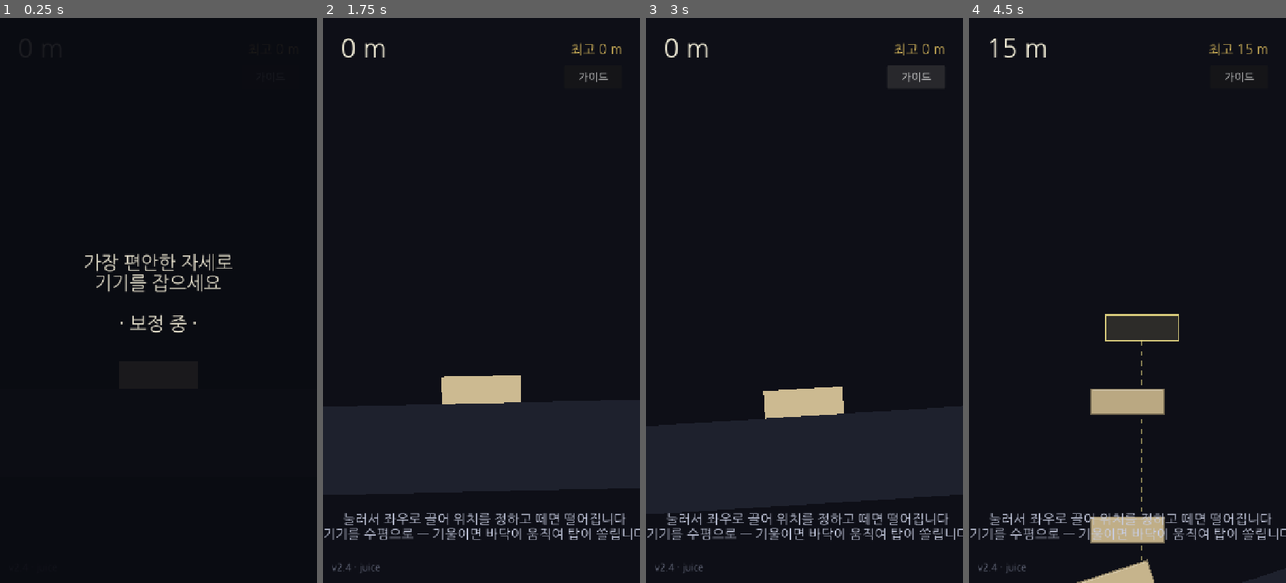
Above: before the commit, frames 1-4 (left to right).
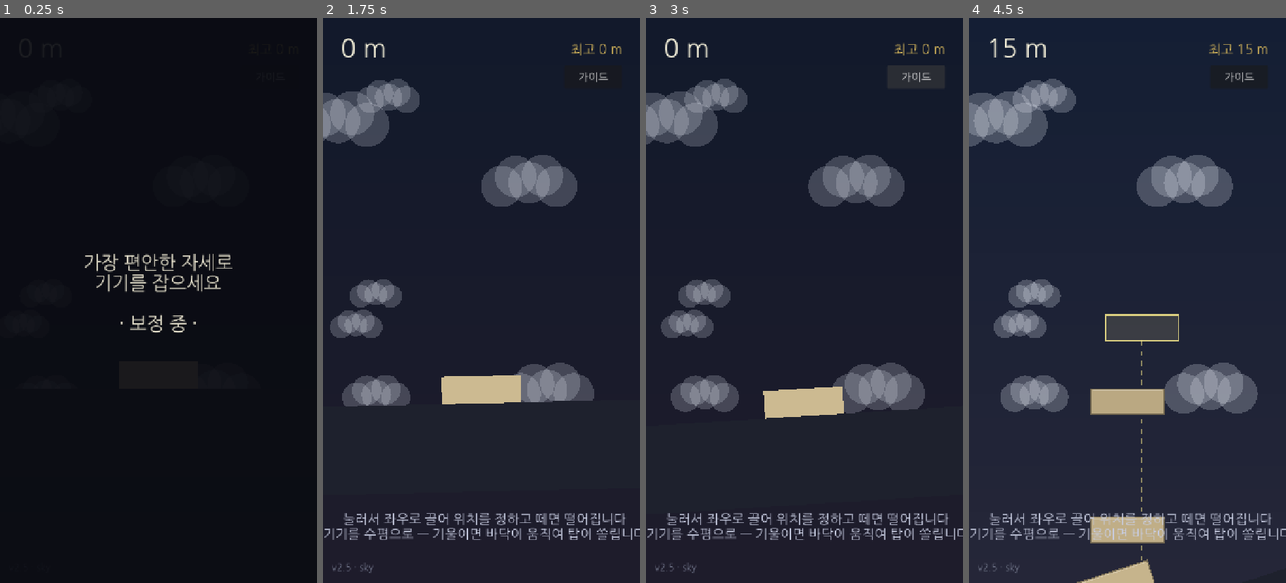
Above: after the commit, the same moments.

Repository: jungrok5/babel-tower
Game: Godot game, scene res://scenes/Main.tscn
Same seed, same stepped clock (60 frames per second), same inputs: the game is played once before the commit and once after it.
Inputs (mouse positions are in pixels of both pictures, inside the frame that each line leads up to):
- Up to frame 1 (0.25 s): no input
- Up to frame 2 (1.75 s): click "가이드" at 0.5 s; click "가이드" at 1.25 s
- Up to frame 3 (3 s): click "가이드" at 2 s; click "가이드 끄기" at 2.75 s
- Up to frame 4 (4.5 s): tap Enter at 3.5 s; move the mouse to (1197, 272) at 3.52 s; click (1197, 272) at 3.67 s; tap Space at 3.77, 4.07 s; drag from (1064, 328) to (1111, 413) at 4.27 s

The runs differ from the first frame. In frame 2, 8.3% of the frame differs, in the area x 0-86%, y 10-99%; in frame 3, 9.2%; in frame 4, 95%, in the area x 0-100%, y 0-100%.

Commit message:
feat(v2.5): height-based environment + sound
환경 (높이에 따라):
- 하늘 배경 그라데이션: 지상 노을 → 파란 하늘 → 남색 고공 → 우주(별)
- 구름(중간 고도에 흐릿하게 드리프트), 별(고공에서 반짝이며 등장)
- 바람: 고도가 높을수록 바닥이 미세하게 돌풍으로 흔들려 난이도 상승
- 새: 날아와 블록 한쪽에 앉아 그 쪽에 무게(힘)를 실어 미세하게 기울임 → 떠남

사운드 (파이썬으로 합성한 WAV):
- 블록 착지 '톡'(피치 랜덤), 새 지저귐, 구간 돌파 종소리, 최고기록 팡파르,
  붕괴 럼블, 고도별로 커지는 바람 앰비언스(루프)

Co-Authored-By: Claude Opus 4.8 <noreply@anthropic.com>
Claude-Session: https://claude.ai/code/session_01Jx8xk1vyhwdsC6SaQay3dQ

Diff:
--- /dev/null
+++ b/scripts/bird.gd
@@ -0,0 +1,81 @@
+extends Node2D
+## 새: 날아 들어와 블록 한쪽에 앉았다가 떠난다. 앉아 있는 동안 그 쪽에 무게(힘)를
+## 실어 미세하게 탑을 기울인다. main이 스폰하고 chirp 사운드를 재생한다.
+
+signal left
+
+enum State { FLY_IN, PERCH, FLY_OUT }
+
+var state: int = State.FLY_IN
+var target_block: Block = null
+var timer: float = 0.0
+var vel: Vector2 = Vector2.ZERO
+var flap: float = 0.0
+var _side: float = 1.0
+
+const WEIGHT := 240.0       # 앉았을 때 싣는 무게(힘)
+
+
+func setup(block: Block, from_left: bool) -> void:
+	target_block = block
+	_side = 1.0 if from_left else -1.0
+	position = _perch_world() + Vector2(-_side * 950.0, -280.0)
+
+
+func _perch_world() -> Vector2:
+	if not is_instance_valid(target_block):
+		return position
+	return target_block.global_position + Vector2(
+		_side * target_block.block_size.x * 0.28,
+		-target_block.block_size.y * 0.5 - 13.0)
+
+
+func _physics_process(delta: float) -> void:
+	flap += delta * 16.0
+	match state:
+		State.FLY_IN:
+			if not is_instance_valid(target_block):
+				_leave()
+			else:
+				var tgt := _perch_world()
+				position = position.lerp(tgt, 0.06)
+				if position.distance_to(tgt) < 10.0:
+					state = State.PERCH
+					timer = randf_range(2.5, 5.0)
+		State.PERCH:
+			if not is_instance_valid(target_block):
+				_leave()
+			else:
+				position = _perch_world()
+				# 앉은 쪽에 아래로 힘 → 토크 → 그 쪽으로 미세하게 기욺
+				target_block.apply_force(Vector2(0, WEIGHT),
+					Vector2(_side * target_block.block_size.x * 0.28, 0))
+				timer -= delta
+				if timer <= 0.0:
+					_leave()
+		State.FLY_OUT:
+			position += vel * delta
+			timer -= delta
+			if timer <= 0.0:
+				queue_free()
+	queue_redraw()
+
+
+func _leave() -> void:
+	if state == State.FLY_OUT:
+		return
+	state = State.FLY_OUT
+	vel = Vector2(_side * 280.0, -240.0)
+	timer = 2.2
+	left.emit()
+
+
+func _draw() -> void:
+	var col := Color(0.13, 0.13, 0.18)
+	var w := sin(flap) * 11.0
+	draw_line(Vector2(0, -2), Vector2(-15, -2 - w), col, 3.0)   # 날개
+	draw_line(Vector2(0, -2), Vector2(15, -2 - w), col, 3.0)
+	draw_circle(Vector2.ZERO, 8.5, col)                        # 몸통
+	draw_circle(Vector2(_side * 7.0, -4.0), 5.0, col)          # 머리
+	draw_line(Vector2(_side * 11.0, -4.0), Vector2(_side * 17.0, -3.0),
+		Color(0.95, 0.65, 0.2), 2.0)                          # 부리
--- a/scripts/main.gd
+++ b/scripts/main.gd
@@ -7,7 +7,7 @@
 enum State { CALIB, READY, OVER }
 
 ## 화면에 표시되는 빌드 버전 — 캐시된 옛 빌드인지 확인용. 변경 시마다 올린다.
-const GAME_VERSION := "v2.4 · juice"
+const GAME_VERSION := "v2.5 · sky"
 
 const BASE_X := 360.0
 const GROUND_TOP_Y := 1050.0
@@ -35,6 +35,13 @@
 var show_guides := false            # 안정도바·중심선 표시 (기본 숨김)
 var last_milestone := 0             # 마지막으로 돌파한 미터 구간
 var record_broken := false          # 이번 판에 최고기록을 깼는가
+var sky: Control                    # 높이별 하늘 배경
+var world_time := 0.0               # 구름/별 애니메이션용 시간
+var wind_phase := 0.0               # 바람 위상(물리)
+var bird: Node2D = null             # 현재 날아다니는 새(1마리)
+var bird_timer := 8.0               # 다음 새까지
+var sfx := {}                       # 효과음 플레이어 모음
+var amb_wind: AudioStreamPlayer     # 바람 앰비언스(고도에 따라 커짐)
 
 var cam: Camera2D
 var ui: CanvasLayer
@@ -55,9 +62,40 @@
 
 func _ready() -> void:
 	randomize()
+	_build_environment()
 	_build_world()
 	_build_ui()
+	_build_audio()
 	_begin_calibration()
+
+
+func _build_environment() -> void:
+	var bg := CanvasLayer.new()
+	bg.layer = -10
+	add_child(bg)
+	sky = load("res://scripts/sky.gd").new()
+	bg.add_child(sky)
+
+
+func _build_audio() -> void:
+	for n in ["place", "chirp", "milestone", "record", "collapse"]:
+		var p := AudioStreamPlayer.new()
+		p.stream = load("res://assets/sfx/%s.wav" % n)
+		add_child(p)
+		sfx[n] = p
+	amb_wind = AudioStreamPlayer.new()
+	amb_wind.stream = load("res://assets/sfx/wind.wav")
+	amb_wind.volume_db = -60.0
+	amb_wind.finished.connect(func(): amb_wind.play())   # 계속 루프
+	add_child(amb_wind)
+	amb_wind.play()
+
+
+func _play(name: String, pitch_var := 0.0) -> void:
+	if sfx.has(name):
+		var p: AudioStreamPlayer = sfx[name]
+		p.pitch_scale = 1.0 + randf_range(-pitch_var, pitch_var)
+		p.play()
 
 
 # ---------------------------------------------------------------- 월드 구성
@@ -179,6 +217,7 @@
 func _on_block_landed() -> void:
 	go_shake = maxf(go_shake, 5.0)
 	Input.vibrate_handheld(12)
+	_play("place", 0.14)
 
 
 ## 높이 미터 구간 돌파 / 최고 기록 갱신 시 이펙트
@@ -189,11 +228,13 @@
 		_popup("%d m 돌파!" % last_milestone, Color(0.45, 0.85, 1.0))
 		go_shake = maxf(go_shake, 9.0)
 		Input.vibrate_handheld(35)
+		_play("milestone")
 	if not record_broken and Graveyard.best > 0 and score > Graveyard.best:
 		record_broken = true
 		_popup("최고 기록 갱신!", Color(1.0, 0.82, 0.25))
 		go_shake = maxf(go_shake, 15.0)
 		Input.vibrate_handheld(70)
+		_play("record")
 
 
 ## 화면 중앙 상단에 팝업 텍스트를 띄우고 커졌다 사라지게 한다
@@ -234,6 +275,10 @@
 	state = State.OVER
 	aiming = false
 	go_shake = 26.0
+	if is_instance_valid(bird):
+		bird.queue_free()
+	bird = null
+	_play("collapse")
 	Input.vibrate_handheld(400)         # 붕괴의 햅틱
 	Graveyard.add_record(score)
 	# 붕괴 장면(줌아웃)을 잠깐 보여준 뒤 결과 화면을 띄운다
@@ -252,6 +297,11 @@
 	aim_x = BASE_X
 	last_milestone = 0
 	record_broken = false
+	wind_phase = 0.0
+	bird_timer = randf_range(6.0, 10.0)
+	if is_instance_valid(bird):
+		bird.queue_free()
+	bird = null
 	cam.offset = Vector2.ZERO
 	cam.zoom = Vector2.ONE
 	cam.position = Vector2(BASE_X, GROUND_TOP_Y - 200.0)
@@ -298,18 +348,51 @@
 
 # ---------------------------------------------------------------- 물리
 
-func _physics_process(_delta: float) -> void:
-	# 센서 기울기만큼 바닥(판자)을 기울인다(경사). 중력은 항상 아래로 고정이므로
-	# 바닥이 수평이면 블록은 그대로 잠들어(sleep) 떨림이 없다. 바닥이 기울면 경사 때문에
-	# 위 블록들이(마찰로 붙어 있다가) 넘어진다 — 미끄러지는 게 아니라 기울어 넘어진다.
+func _physics_process(delta: float) -> void:
+	# 센서 기울기만큼 바닥(판자)을 기울인다(경사). 중력은 항상 아래로 고정.
+	# 바닥이 수평이면 블록은 잠들어(sleep) 떨림이 없다. 기울면 경사 때문에 위 블록이 넘어진다.
 	var target_angle := _tilt_amount() * MAX_TILT_ANGLE
+	if state == State.READY:
+		# 고도에 따른 바람(돌풍) — 높을수록 바닥이 미세하게 흔들려 어려워진다
+		wind_phase += delta
+		var wind_str := clampf((float(_meters()) - 80.0) / 500.0, 0.0, 1.0) * 0.06
+		target_angle += (sin(wind_phase * 1.3) * 0.7 + sin(wind_phase * 0.5 + 1.0) * 0.3) * wind_str
 	if is_instance_valid(floor_body):
 		floor_body.rotation = lerpf(floor_body.rotation, target_angle, 0.15)
 
 	if state == State.CALIB or state == State.OVER:
 		return
 
+	_update_birds(delta)
 	_check_collapse()
+
+
+func _update_birds(delta: float) -> void:
+	if bird != null:
+		return
+	bird_timer -= delta
+	if bird_timer <= 0.0:
+		_spawn_bird()
+
+
+func _spawn_bird() -> void:
+	bird_timer = randf_range(7.0, 13.0)
+	var m := _meters()
+	if m < 15 or m > 380:          # 지면 근처·우주엔 새 없음
+		return
+	var top := _top_block()
+	if top == null:
+		return
+	bird = load("res://scripts/bird.gd").new()
+	bird.setup(top, randf() < 0.5)
+	bird.left.connect(_on_bird_left)
+	add_child(bird)
+	_play("chirp", 0.08)
+
+
+func _on_bird_left() -> void:
+	bird = null
+	bird_timer = randf_range(7.0, 13.0)
 
 
 ## 데드존을 적용한 기울기(작은 손떨림은 무시). -1..1
@@ -346,6 +429,13 @@
 # ---------------------------------------------------------------- 프레임 업데이트
 
 func _process(delta: float) -> void:
+	world_time += delta
+	if sky != null:
+		sky.meters = float(_meters())
+		sky.t = world_time
+	if amb_wind != null:
+		var tv := lerpf(-60.0, -13.0, clampf((float(_meters()) - 60.0) / 500.0, 0.0, 1.0))
+		amb_wind.volume_db = lerpf(amb_wind.volume_db, tv, 0.04)
 	_update_camera(delta)
 	_update_ui(delta)
 	queue_redraw()  # 낙하 위치/중심 가이드 갱신
--- /dev/null
+++ b/scripts/sky.gd
@@ -0,0 +1,75 @@
+extends Control
+## 높이(미터)에 따라 변하는 하늘 배경: 그라데이션 + 구름 + 별.
+## CanvasLayer(화면 고정) 위에 그려져 카메라와 무관하게 배경으로 깔린다.
+
+var meters: float = 0.0     # 현재 높이(미터) — main이 매 프레임 갱신
+var t: float = 0.0          # 흐른 시간 — 구름/별 애니메이션용
+
+const VW := 720.0
+const VH := 1280.0
+
+# (미터, 위색, 아래색) 키프레임 — 지상 노을 → 파란 하늘 → 남색 고공 → 우주
+const SKY := [
+	[0.0,   Color(0.07, 0.10, 0.17), Color(0.12, 0.11, 0.17)],
+	[160.0, Color(0.17, 0.30, 0.52), Color(0.40, 0.54, 0.70)],
+	[420.0, Color(0.09, 0.10, 0.30), Color(0.20, 0.17, 0.42)],
+	[800.0, Color(0.010, 0.012, 0.03), Color(0.02, 0.02, 0.06)],
+]
+
+var _stars := []            # [Vector2 pos, float size, float phase]
+var _clouds := []           # [Vector2 pos, float scale, float speed]
+
+
+func _ready() -> void:
+	set_anchors_preset(Control.PRESET_FULL_RECT)
+	mouse_filter = Control.MOUSE_FILTER_IGNORE
+	for i in 90:
+		_stars.append([Vector2(randf() * VW, randf() * VH * 0.85), randf_range(1.0, 2.6), randf() * TAU])
+	for i in 7:
+		_clouds.append([Vector2(randf() * VW, randf_range(120, 900)), randf_range(0.7, 1.6), randf_range(6.0, 16.0)])
+
+
+func _process(delta: float) -> void:
+	queue_redraw()
+
+
+func _sky_colors() -> Array:
+	var m := meters
+	for i in range(SKY.size() - 1):
+		var a = SKY[i]
+		var b = SKY[i + 1]
+		if m <= b[0]:
+			var f := clampf((m - a[0]) / (b[0] - a[0]), 0.0, 1.0)
+			return [a[1].lerp(b[1], f), a[2].lerp(b[2], f)]
+	return [SKY[-1][1], SKY[-1][2]]
+
+
+func _draw() -> void:
+	var cols := _sky_colors()
+	var top: Color = cols[0]
+	var bot: Color = cols[1]
+	# 세로 그라데이션 (여러 밴드로 근사)
+	var bands := 24
+	for i in bands:
+		var f := float(i) / float(bands - 1)
+		var c := top.lerp(bot, f)
+		draw_rect(Rect2(0, VH * i / bands, VW, VH / bands + 1), c)
+
+	# 별 — 고공에서 서서히 나타남 (>350m)
+	var star_a := clampf((meters - 350.0) / 400.0, 0.0, 1.0)
+	if star_a > 0.0:
+		for s in _stars:
+			var tw := 0.5 + 0.5 * sin(t * 2.0 + s[2])
+			draw_circle(s[0], s[1], Color(1, 1, 1, star_a * (0.4 + 0.6 * tw)))
+
+	# 구름 — 중간 고도에서 잘 안 보이게 흐릿하게 (peak ~150m)
+	var cloud_a := clampf(1.0 - absf(meters - 150.0) / 260.0, 0.0, 1.0) * 0.5
+	if cloud_a > 0.0:
+		for c in _clouds:
+			var x := fmod(c[0].x + t * c[2], VW + 300.0) - 150.0
+			_draw_cloud(Vector2(x, c[0].y), c[1], Color(0.9, 0.92, 0.96, cloud_a))
+
+
+func _draw_cloud(pos: Vector2, sc: float, col: Color) -> void:
+	for o in [Vector2(0, 0), Vector2(45, 6), Vector2(-45, 6), Vector2(22, -12), Vector2(-22, -10)]:
+		draw_circle(pos + o * sc, 34.0 * sc, col)
Not shown, added: assets/sfx/chirp.wav
Not shown, added: assets/sfx/collapse.wav
Not shown, added: assets/sfx/milestone.wav
Not shown, added: assets/sfx/place.wav
Not shown, added: assets/sfx/record.wav
Not shown, added: assets/sfx/wind.wav
